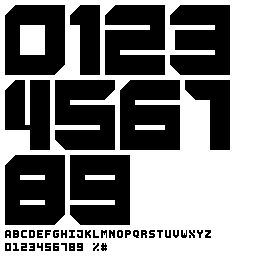
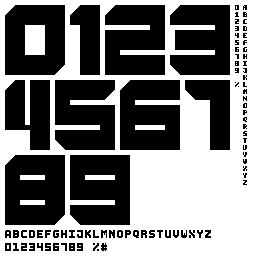
Comparing the layer stacks of the two 256x256 images. Changes:
painted on "fg" over (20, 5, 247, 185)
